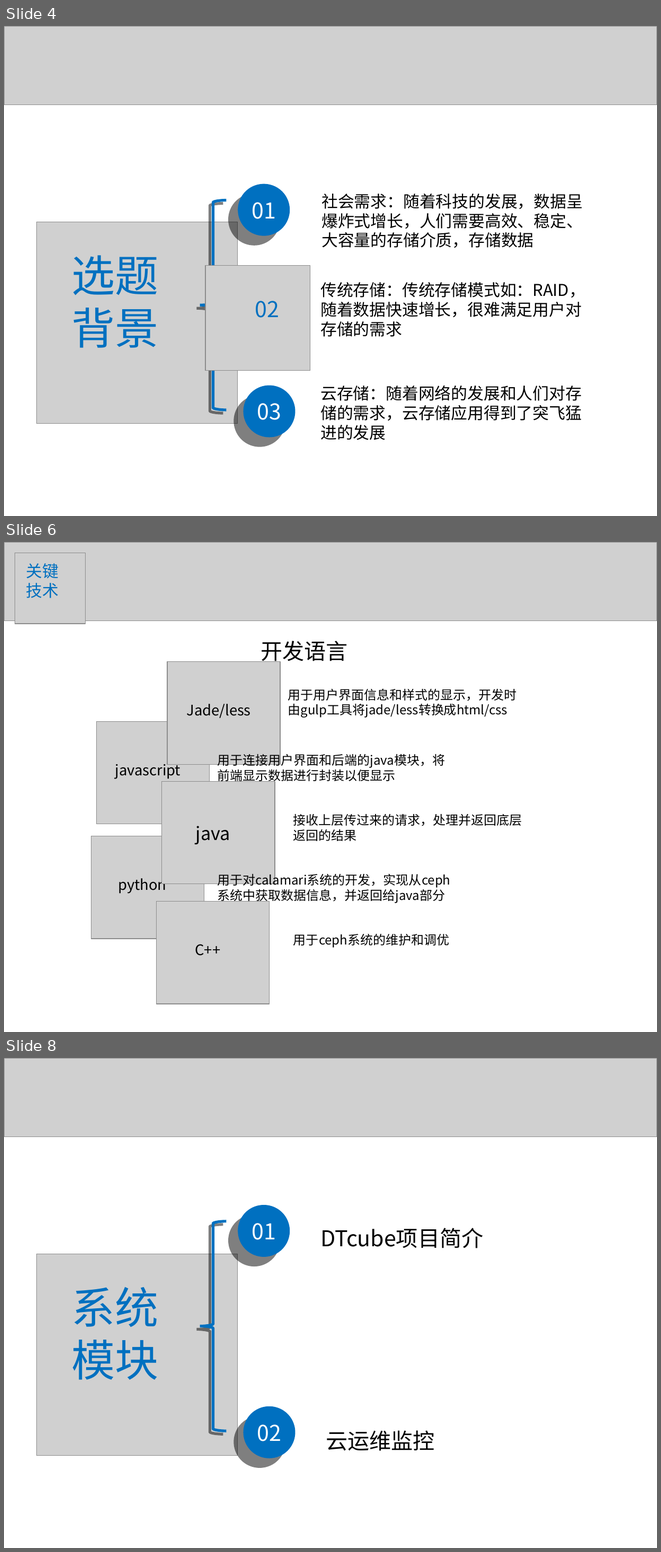
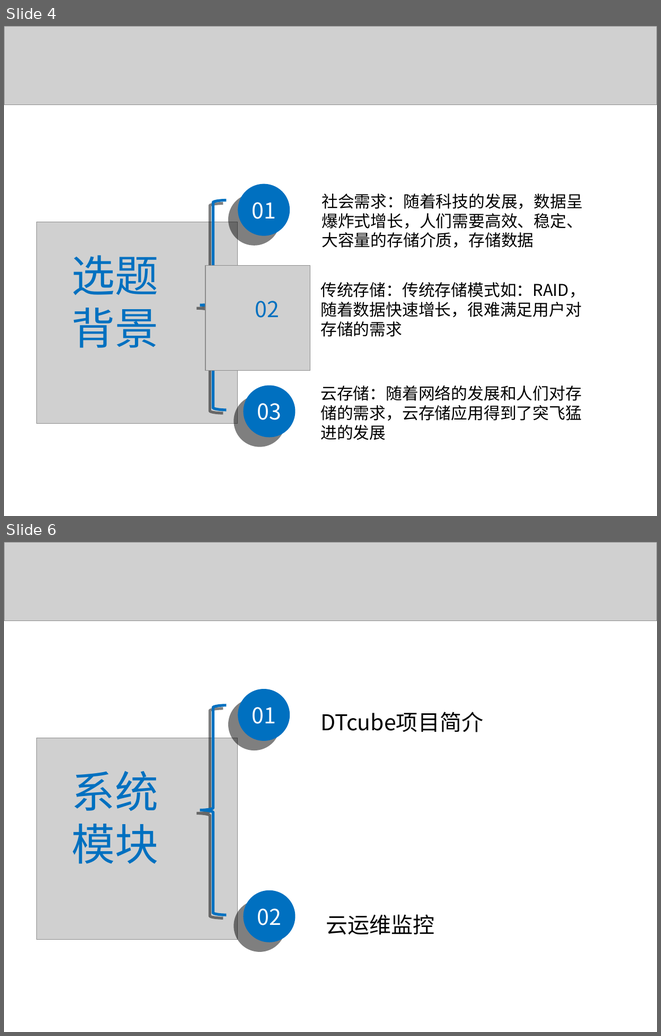
Before and after one commit to liaoliaoanxiao/mediumRepy, a slide deck: 论文/SA14226355孙君伟答辩.ppt. Shown one above the other, each under a label of ours: slides 4, 6 and 8 before the commit, slides 4 and 6 after it; the slides between them are not shown. The pictures are 661x1552 and 661x1036 pixels, drawn with LibreOffice and Linux fonts; fonts in the diff are those of the drawing; grey boxes stand for pictures. Boxes give left, top, right and bottom in pixels: in the first picture for what was removed or moved away, otherwise in the second. Text is boxed around its words. In the diff, an @@ line names an element or a change of style, - is before the commit and + after.

```diff
--- a/论文/SA14226355孙君伟答辩.ppt
+++ b/论文/SA14226355孙君伟答辩.ppt
@@ slide 6 removed at (4,542,657,1032), background #FFFFFF @@
@@ picture removed at (4,542,657,620) @@
@@ picture removed at (15,553,86,624) @@
@@ text removed at (26,563,59,598) @@
-关键
-技术
@@ text removed at (261,641,348,665) @@
-开发语言
@@ picture removed at (167,661,280,764) @@
@@ text removed at (288,688,517,717) @@
-用于用户界面信息和样式的显示，开发时由gulp工具将jade/less转换成html/css
@@ text removed at (187,704,251,718) @@
-Jade/less
@@ picture removed at (97,722,210,823) @@
@@ text removed at (115,760,180,779) @@
-javascript
@@ text removed at (217,752,445,783) @@
-用于连接用户界面和后端的java模块，将前端显示数据进行封装以便显示
@@ picture removed at (162,782,275,883) @@
@@ text removed at (196,826,230,845) @@
-java
@@ text removed at (293,814,522,841) @@
-接收上层传过来的请求，处理并返回底层返回的结果
@@ picture removed at (91,836,204,938) @@
@@ text removed at (118,875,166,893) @@
-python
@@ text removed at (217,871,450,903) @@
-用于对calamari系统的开发，实现从ceph系统中获取数据信息，并返回给java部分
@@ picture removed at (156,901,269,1004) @@
@@ text removed at (293,934,449,947) @@
-用于ceph系统的维护和调优
@@ text removed at (195,944,221,955) @@
-C++
@@ what was slide 8 is now slide 6 @@
```
Also in this commit, not shown: 3 slides changed, 2 slides added, 1 other slide removed.
